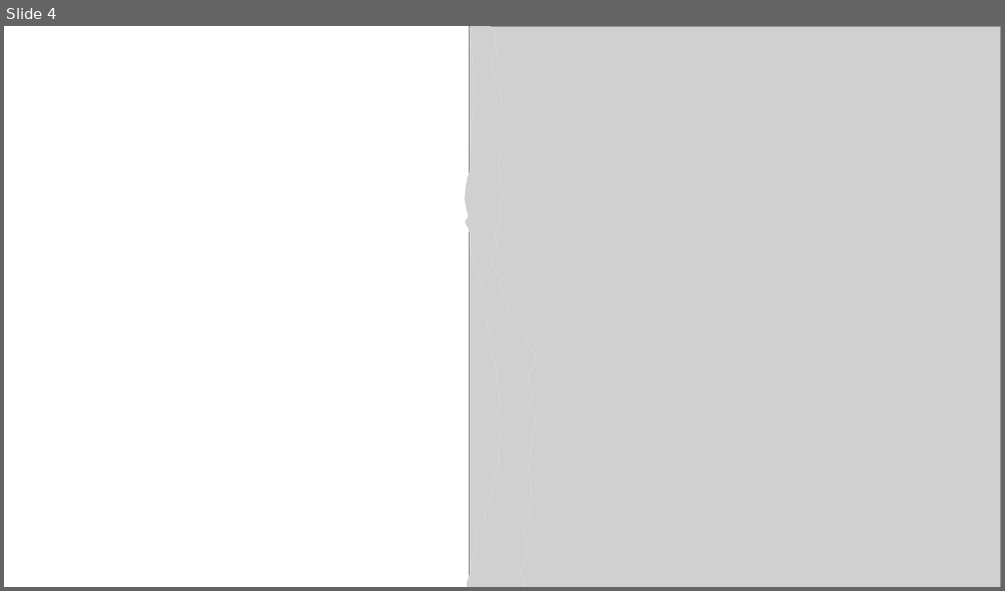
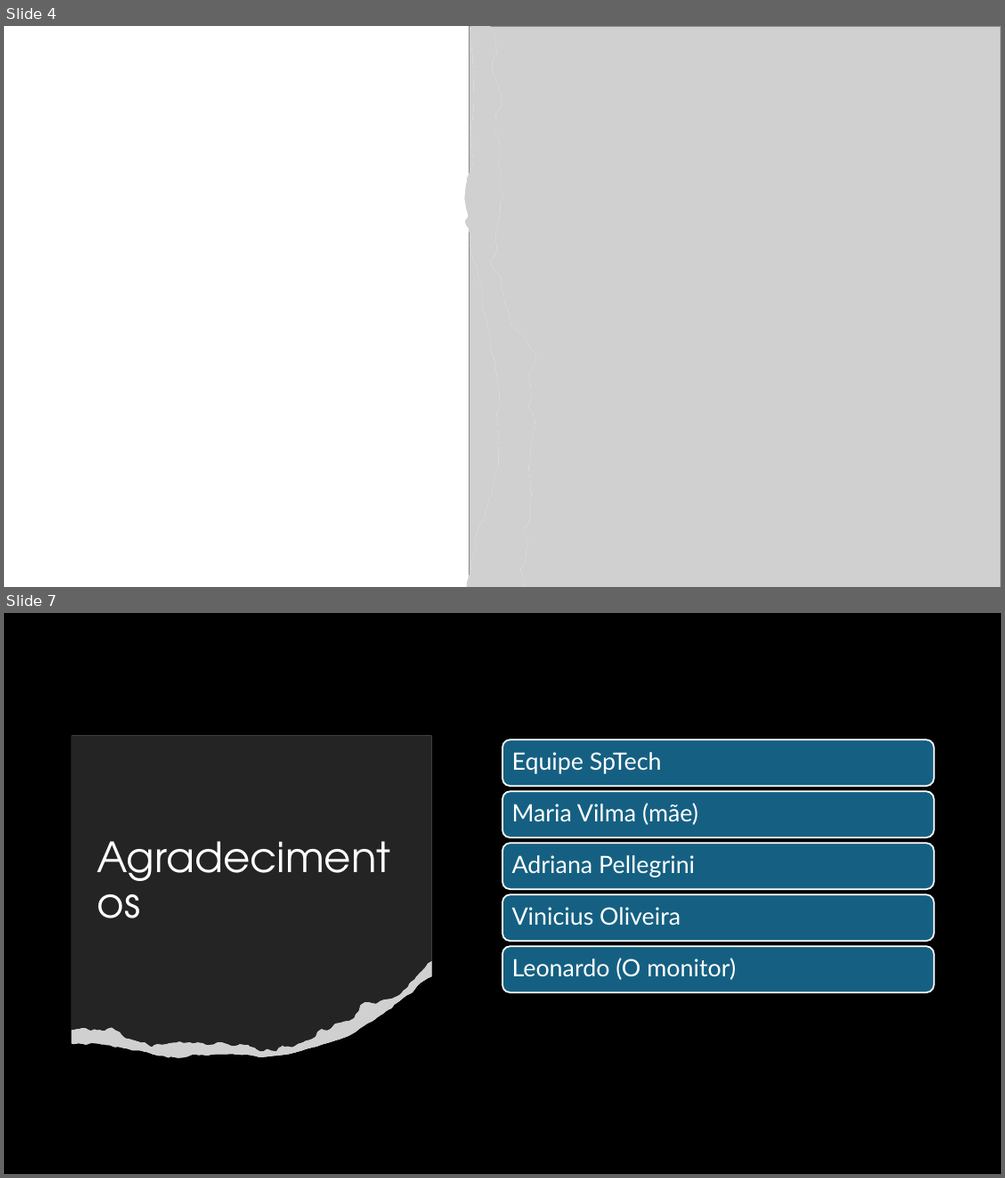
Before and after one commit to VitorAlmeida01/FlashApp, a slide deck: Projeto Individual/Documentação/Apresentação FlashApp.pptx. Shown one above the other, each under a label of ours: slide 4 before the commit, slides 4 and 7 after it; the slides between them are not shown. The pictures are 1005x591 and 1005x1178 pixels, drawn with LibreOffice and Linux fonts; fonts in the diff are those of the drawing; grey boxes stand for pictures. Boxes give left, top, right and bottom in pixels: in the first picture for what was removed or moved away, otherwise in the second. Text is boxed around its words. In the diff, an @@ line names an element or a change of style, - is before the commit and + after.

```diff
--- a/Projeto Individual/Documentação/Apresentação FlashApp.pptx
+++ b/Projeto Individual/Documentação/Apresentação FlashApp.pptx
@@ slide 7 added at (x1=4, y1=613, x2=1001, y2=1174), background #000000 @@
@@ freeform shape added at (x1=72, y1=736, x2=432, y2=1058), fill #FFFFFF @@
@@ freeform shape added at (x1=72, y1=736, x2=432, y2=1058), fill #000000 at 86% opacity @@
@@ title added at (x1=90, y1=834, x2=413, y2=900), 40 pt, text #FFFFFF @@
+Agradecimentos
@@ group added at (x1=502, y1=739, x2=934, y2=993): 5 rounded rectangles, 5 texts @@
+Equipe SpTech
+Maria Vilma (mãe)
+Adriana Pellegrini
+Vinicius Oliveira
+Leonardo (O monitor)
@@ freeform shape added at (x1=72, y1=962, x2=432, y2=1058), fill #FFFFFF @@
@@ picture added at (x1=72, y1=962, x2=432, y2=1058) @@
```
Also in this commit, not shown: 1 slide changed, 1 other slide added, 6 other files.
